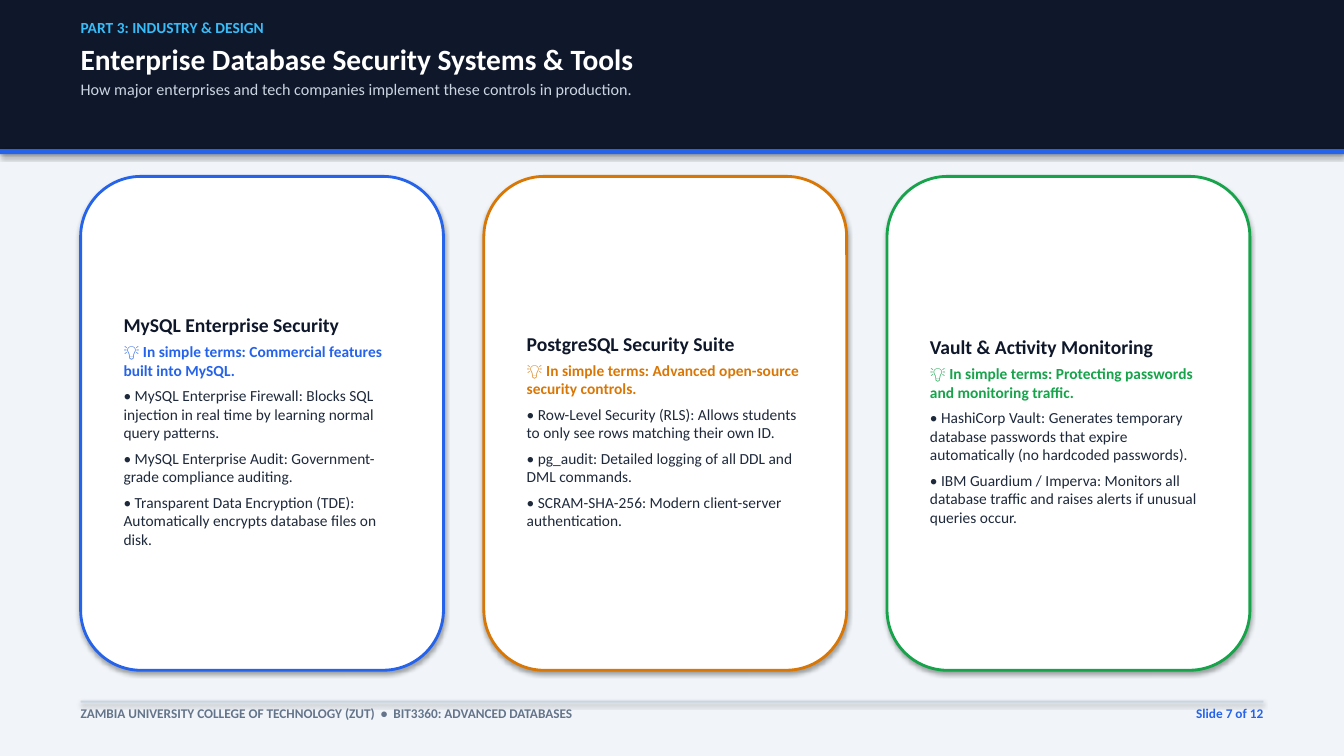
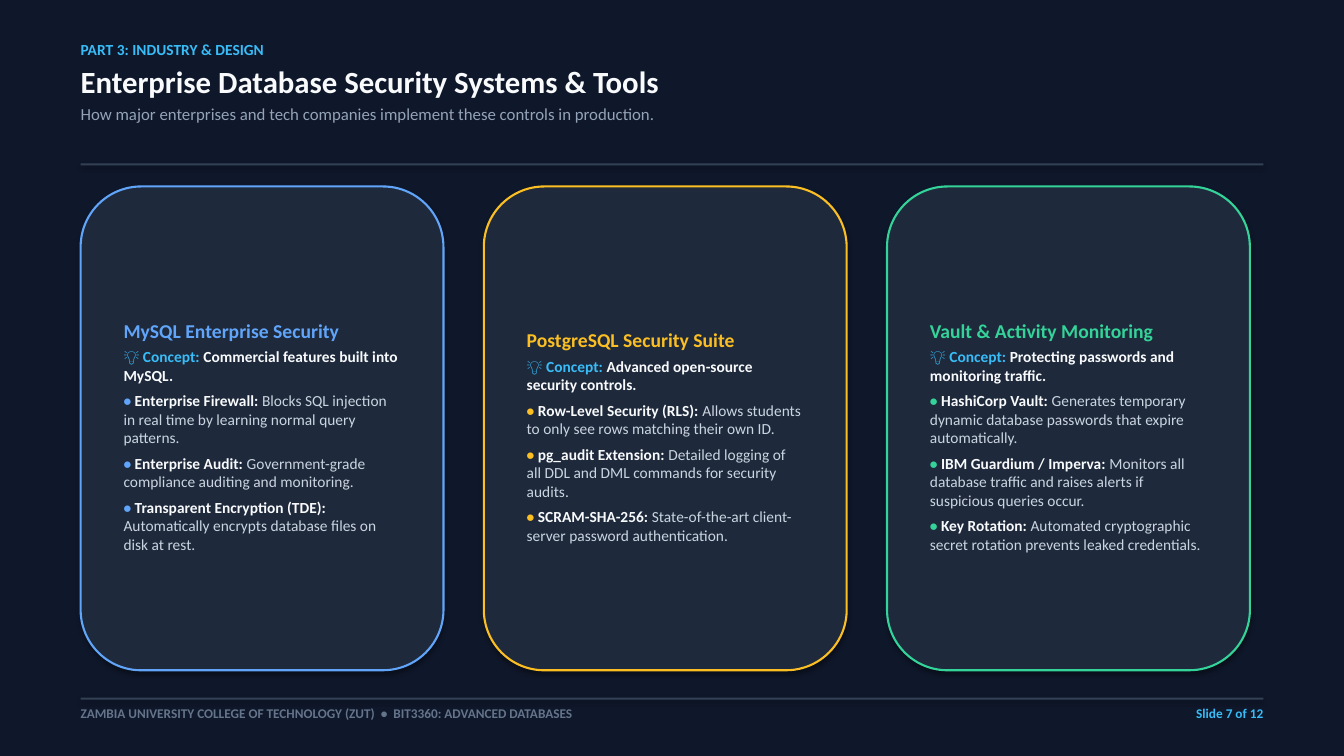
Before and after one commit to comfortpenyengwe-afk/ADA-assignment-for-the-ohns, a slide deck: slide 7 of BIT3360_Database_Security_Presentation.pptx. Drawn at 1344x756 pixels with LibreOffice and Linux fonts; fonts in the diff are those of the drawing. Boxes give left, top, right and bottom in pixels: in the first picture for what was removed or moved away, otherwise in the second. Text is boxed around its words. In the diff, an @@ line names an element or a change of style, - is before the commit and + after.

Commit message:
Apply dark cybersecurity theme to presentation deck and HTML matching Windows Security styling

```diff
--- a/BIT3360_Database_Security_Presentation.pptx
+++ b/BIT3360_Database_Security_Presentation.pptx
@@ rectangle at (x1=0, y1=0, x2=1344, y2=756): fill #F1F5F9 to #0F172A @@
@@ rectangle removed at (x1=0, y1=0, x2=1344, y2=149) @@
@@ text "PART 3: INDUSTRY & DESIGN" moved from (x1=81, y1=23, x2=634, y2=98) to (x1=81, y1=45, x2=658, y2=123) @@
@@ text at (x1=81, y1=71, x2=658, y2=123): size 21 to 22 pt, text colour #FFFFFF to #F8FAFC in "Enterprise Database Security Systems & Tools"; size 11.5 to 12 pt, text colour #CBD5E1 to #94A3B8 in "How major enterprises and tech companies implement ..."; more space between paragraphs @@
@@ rectangle resized from (x1=0, y1=149, x2=1344, y2=154) to (x1=81, y1=163, x2=1263, y2=165) @@
@@ rectangle at (x1=81, y1=163, x2=1263, y2=165): fill #2563EB to #334155 @@
@@ rounded rectangle "MySQL Enterprise Security" resized from (x1=81, y1=176, x2=444, y2=670) to (x1=81, y1=187, x2=444, y2=670) @@
@@ rounded rectangle "MySQL Enterprise Security" at (x1=81, y1=187, x2=444, y2=670): fill #FFFFFF to #1E293B; outline #2563EB 2 pt to #60A5FA 1.5 pt @@
@@ rounded rectangle "PostgreSQL Security Suite" resized from (x1=484, y1=176, x2=847, y2=670) to (x1=484, y1=187, x2=847, y2=670) @@
@@ rounded rectangle "PostgreSQL Security Suite" at (x1=484, y1=187, x2=847, y2=670): fill #FFFFFF to #1E293B; outline #D97706 2 pt to #FBBF24 1.5 pt @@
@@ rounded rectangle "Vault & Activity Monitoring" resized from (x1=887, y1=176, x2=1250, y2=670) to (x1=887, y1=187, x2=1250, y2=670) @@
@@ rounded rectangle "Vault & Activity Monitoring" at (x1=887, y1=187, x2=1250, y2=670): fill #FFFFFF to #1E293B; outline #16A34A 2 pt to #34D399 1.5 pt @@
@@ text in rounded rectangle at (x1=124, y1=324, x2=339, y2=341): text colour #0F172A to #60A5FA in "MySQL Enterprise Security" @@
@@ text in rounded rectangle at (x1=930, y1=324, x2=1153, y2=342): text colour #0F172A to #34D399 in "Vault & Activity Monitoring" @@
@@ text in rounded rectangle at (x1=124, y1=351, x2=397, y2=550): text changed; text colour #1E293B to #CBD5E1 @@
-💡 In simple terms: Commercial features built into MySQL.
-• MySQL Enterprise Firewall: Blocks SQL injection in real time by learning normal query patterns.
-• MySQL Enterprise Audit: Government-grade compliance auditing.
-• Transparent Data Encryption (TDE): Automatically encrypts database files on disk.
+💡 Concept: Commercial features built into MySQL.
+• Enterprise Firewall: Blocks SQL injection in real time by learning normal query patterns.
+• Enterprise Audit: Government-grade compliance auditing and monitoring.
+• Transparent Encryption (TDE): Automatically encrypts database files on disk at rest.
@@ text in rounded rectangle at (x1=527, y1=333, x2=801, y2=437): text colour #0F172A to #FBBF24 in "PostgreSQL Security Suite"; text colour #1E293B to #FBBF24 in "•"; text colour #1E293B to #F8FAFC in "Row-Level Security (RLS):"; text colour #1E293B to #CBD5E1 in "Allows students to only see rows matching ..."; bold on in "• Row-Level Security (RLS):" @@
@@ text in rounded rectangle at (x1=930, y1=351, x2=1201, y2=553): text changed; text colour #1E293B to #CBD5E1 @@
-💡 In simple terms: Protecting passwords and monitoring traffic.
-• HashiCorp Vault: Generates temporary database passwords that expire automatically (no hardcoded passwords).
-• IBM Guardium / Imperva: Monitors all database traffic and raises alerts if unusual queries occur.
+💡 Concept: Protecting passwords and monitoring traffic.
+• HashiCorp Vault: Generates temporary dynamic database passwords that expire automatically.
+• IBM Guardium / Imperva: Monitors all database traffic and raises alerts if suspicious queries occur.
+• Key Rotation: Automated cryptographic secret rotation prevents leaked credentials.
@@ text in rounded rectangle at (x1=527, y1=361, x2=753, y2=393): text changed; text colour #D97706 to #F8FAFC @@
-💡 In simple terms: Advanced open-source security controls.
+💡 Concept: Advanced open-source security controls.
@@ text in rounded rectangle at (x1=527, y1=449, x2=792, y2=544): text changed; text colour #1E293B to #CBD5E1 @@
-• pg_audit: Detailed logging of all DDL and DML commands.
-• SCRAM-SHA-256: Modern client-server authentication.
+• pg_audit Extension: Detailed logging of all DDL and DML commands for security audits.
+• SCRAM-SHA-256: State-of-the-art client-server password authentication.
@@ rectangle at (x1=81, y1=698, x2=1263, y2=700): fill #CBD5E1 to #334155 @@
@@ text "Slide 7 of 12" at (x1=1196, y1=708, x2=1263, y2=718): text colour #2563EB to #38BDF8 @@
```
Also in this commit, not shown: 11 other slides changed, 7 other files.
